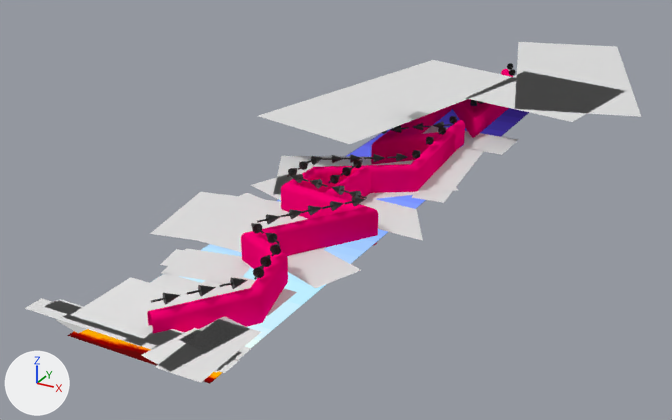
The Blender file Resources/Gust level design.blend: old version first, new version second.
One viewpoint serves both versions: a 50 mm lens placed at (0.255, -0.524, 0.233), pointed at (-0.025, -0.014, -0.022). Every picture has the same lights, and +X, +Y and +Z are marked at lower left.

Objects in the first picture: '2D-Tree-PNG-HD-1933107973', 'BG_V3', 'Circle', 'Clouds.001', 'Clouds.005', 'Clouds.006', 'Clouds.009', 'Clouds.013', 'Clouds.019', 'Clouds.020', 'Clouds.021', 'tree-2d-png-8-705435727'.
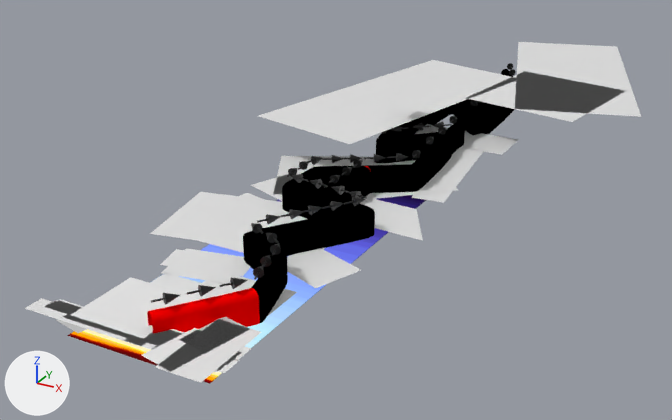
Where the newer file only moved an object's origin or applied its transform, the numbers keep the older frame.

Edits to the bpy script that builds the scene:
```text
Change mat_material_001:
    where n1 = _N.new('ShaderNodeBsdfPrincipled'); n1.name = 'Principled BSDF'
    remove n1.inputs[0].default_value = (1.0, 0.0, 0.176, 1.0)  # 'Base Color', pink #ff0074
    add n2 = _N.new('ShaderNodeTexCoord'); n2.name = 'Texture Coordinate'
    add n3 = _N.new('ShaderNodeSeparateXYZ'); n3.name = 'Separate XYZ'
    add n4 = _N.new('ShaderNodeValToRGB'); n4.name = 'ColorRamp'
    add n4.color_ramp.interpolation = 'CONSTANT'
    add while len(n4.color_ramp.elements) > 1: n4.color_ramp.elements.remove(n4.color_ramp.elements[-1])
    add n4.color_ramp.elements[0].position = 0.0; n4.color_ramp.elements[0].color = (0.0, 0.0, 0.0, 1.0)
    add _e = n4.color_ramp.elements.new(0.924); _e.color = (1.0, 0.0, 0.0, 1.0)
    add _L.new(n2.outputs[2], n3.inputs[0])  # 'UV' to 'Vector'
    add _L.new(n3.outputs[0], n4.inputs[0])  # 'X' to 'Factor'
    add _L.new(n4.outputs[0], n1.inputs[0])  # 'Color' to 'Base Color'
Change me_bg_v3:
    where me_bg_v3.from_pydata(...)  # 4 vertices, 1 face; spans x -0.042..0.042, y -0.5..0.5, z 0.0
    used by ob_bg_v3; location = (0.0, 0.0, 0.0); scale = (1.0, 0.5, 1.0)
    me_bg_v3 part 1
    me_bg_v3.vertices[2].co: (-0.042, 0.5, 0.0) -> (-0.042, 0.0, 0.0)
    me_bg_v3.vertices[3].co: (0.042, 0.5, 0.0) -> (0.042, 0.0, 0.0)  # not seen -> pixel (436, 191)
Change cu_circle:
    where _sp = cu_circle.splines.new('BEZIER'); _sp.bezier_points.add(13)
    remove _sp.bezier_points.foreach_set('handle_left', [-0.0112, 0.513, 0.0, 0.0267, 0.445, 0.0, 0.0417, 0.298, 0.0, -0.0132, 0.318, 0.0, -0.0315, 0.156, 0.0, 0.0198, 0.101, 0.0, 0.0511, 0.0287, 0.0, -0.0156, -0.0653, 0.0, -0.0524, -0.13, 0.0, 0.0256, -0.165, 0.0, 0.012, -0.253, 0.0, 0.0214, -0.312, 0.0, 0.0531, -0.373, 0.0, 0.0202, -0.456, 0.0])
    remove _sp.bezier_points.foreach_set('handle_right', [0.0141, 0.468, 0.0, 0.0405, 0.36, 0.0, 0.0149, 0.277, 0.0, -0.0364, 0.258, 0.0, -0.00343, 0.0775, 0.0, 0.047, 0.0763, 0.0, 0.0198, -0.0421, 0.0, -0.0517, -0.109, 0.0, -0.0137, -0.158, 0.0, 0.0385, -0.212, 0.0, 0.00349, -0.303, 0.0, 0.0462, -0.347, 0.0, 0.0401, -0.427, 0.0, -0.0197, -0.513, 0.0])
    remove for _p, _l, _r in zip(_sp.bezier_points, ['VECTOR', 'VECTOR', 'VECTOR', 'VECTOR', 'VECTOR', 'VECTOR', 'VECTOR', 'VECTOR', 'VECTOR', 'VECTOR', 'VECTOR', 'VECTOR', 'VECTOR', 'VECTOR'], ['VECTOR', 'VECTOR', 'VECTOR', 'VECTOR', 'VECTOR', 'VECTOR', 'VECTOR', 'VECTOR', 'VECTOR', 'VECTOR', 'VECTOR', 'VECTOR', 'VECTOR', 'VECTOR']): _p.handle_left_type = _l; _p.handle_right_type = _r
    add _sp.bezier_points.foreach_set('handle_left', [-0.000278, 0.493, 0.0, 0.0384, 0.426, 0.0, 0.0512, 0.238, 0.0, -0.0348, 0.362, 0.0, -0.0397, 0.0594, 0.0, 0.0387, 0.125, 0.0, 0.058, -0.013, 0.0, -0.0482, -0.0835, 0.0, -0.0548, -0.149, 0.0, 0.0628, -0.167, 0.0, -0.0162, -0.287, 0.0, 0.0376, -0.318, 0.0, 0.0607, -0.395, 0.0, 0.00297, -0.48, 0.0])
    add _sp.bezier_points.foreach_set('handle_right', [0.00318, 0.487, 0.0, 0.0416, 0.415, 0.0, 0.0364, 0.233, 0.0, -0.0545, 0.355, 0.0, -0.0224, 0.0527, 0.0, 0.0491, 0.122, 0.0, 0.0526, -0.0241, 0.0, -0.0524, -0.091, 0.0, -0.0496, -0.155, 0.0, 0.0676, -0.178, 0.0, -0.0137, -0.296, 0.0, 0.0416, -0.323, 0.0, 0.0592, -0.403, 0.0, -0.0025, -0.488, 0.0])
    add for _p, _l, _r in zip(_sp.bezier_points, ['ALIGNED', 'ALIGNED', 'ALIGNED', 'ALIGNED', 'ALIGNED', 'ALIGNED', 'ALIGNED', 'ALIGNED', 'ALIGNED', 'ALIGNED', 'ALIGNED', 'ALIGNED', 'ALIGNED', 'ALIGNED'], ['ALIGNED', 'ALIGNED', 'ALIGNED', 'ALIGNED', 'ALIGNED', 'ALIGNED', 'ALIGNED', 'ALIGNED', 'ALIGNED', 'ALIGNED', 'ALIGNED', 'ALIGNED', 'ALIGNED', 'ALIGNED']): _p.handle_left_type = _l; _p.handle_right_type = _r
    where _sp = cu_circle.splines.new('BEZIER'); _sp.bezier_points.add(1)
    remove _sp.bezier_points.foreach_set('handle_left', [-0.0688, 0.354, 0.0, 0.0138, 0.351, 0.0])
    remove _sp.bezier_points.foreach_set('handle_right', [-0.0138, 0.352, 0.0, 0.0688, 0.348, 0.0])
    remove for _p, _l, _r in zip(_sp.bezier_points, ['VECTOR', 'VECTOR'], ['VECTOR', 'VECTOR']): _p.handle_left_type = _l; _p.handle_right_type = _r
    add _sp.bezier_points.foreach_set('handle_left', [-0.0451, 0.353, 0.0, 0.0375, 0.35, 0.0])
    add _sp.bezier_points.foreach_set('handle_right', [-0.0375, 0.353, 0.0, 0.0451, 0.349, 0.0])
    add for _p, _l, _r in zip(_sp.bezier_points, ['ALIGNED', 'ALIGNED'], ['ALIGNED', 'ALIGNED']): _p.handle_left_type = _l; _p.handle_right_type = _r
    where _sp = cu_circle.splines.new('BEZIER'); _sp.bezier_points.add(1)
    remove _sp.bezier_points.foreach_set('handle_left', [0.0387, 0.202, 0.0, 0.0414, 0.143, 0.0])
    remove _sp.bezier_points.foreach_set('handle_right', [0.0405, 0.163, 0.0, 0.0432, 0.103, 0.0])
    remove for _p, _l, _r in zip(_sp.bezier_points, ['VECTOR', 'VECTOR'], ['VECTOR', 'VECTOR']): _p.handle_left_type = _l; _p.handle_right_type = _r
    add _sp.bezier_points.foreach_set('handle_left', [0.0395, 0.185, 0.0, 0.0422, 0.125, 0.0])
    add _sp.bezier_points.foreach_set('handle_right', [0.0398, 0.18, 0.0, 0.0424, 0.12, 0.0])
    add for _p, _l, _r in zip(_sp.bezier_points, ['ALIGNED', 'ALIGNED'], ['ALIGNED', 'ALIGNED']): _p.handle_left_type = _l; _p.handle_right_type = _r
    where _sp = cu_circle.splines.new('BEZIER'); _sp.bezier_points.add(1)
    remove _sp.bezier_points.foreach_set('handle_left', [0.00311, -0.194, 0.0, 0.00444, -0.0886, 0.0])
    remove _sp.bezier_points.foreach_set('handle_right', [0.004, -0.124, 0.0, 0.00533, -0.0185, 0.0])
    remove for _p, _l, _r in zip(_sp.bezier_points, ['VECTOR', 'VECTOR'], ['VECTOR', 'VECTOR']): _p.handle_left_type = _l; _p.handle_right_type = _r
    add _sp.bezier_points.foreach_set('handle_left', [0.00349, -0.164, 0.0, 0.00483, -0.0584, 0.0])
    add _sp.bezier_points.foreach_set('handle_right', [0.00362, -0.154, 0.0, 0.00495, -0.0488, 0.0])
    add for _p, _l, _r in zip(_sp.bezier_points, ['ALIGNED', 'ALIGNED'], ['ALIGNED', 'ALIGNED']): _p.handle_left_type = _l; _p.handle_right_type = _r
    add cu_circle.materials.append(mat_material_003)  # blue #2955e7
```

Where the change shows, as pixel boxes [x1, y1, x2, y2] in the pictures (672 x 420 px):
'Circle', surface changed, reshaped: before [147, 69, 513, 334]; after [147, 69, 515, 334]
'BG_V3', reshaped (22% narrower, 31% shorter): before [67, 108, 529, 384]; after [67, 195, 426, 384]
